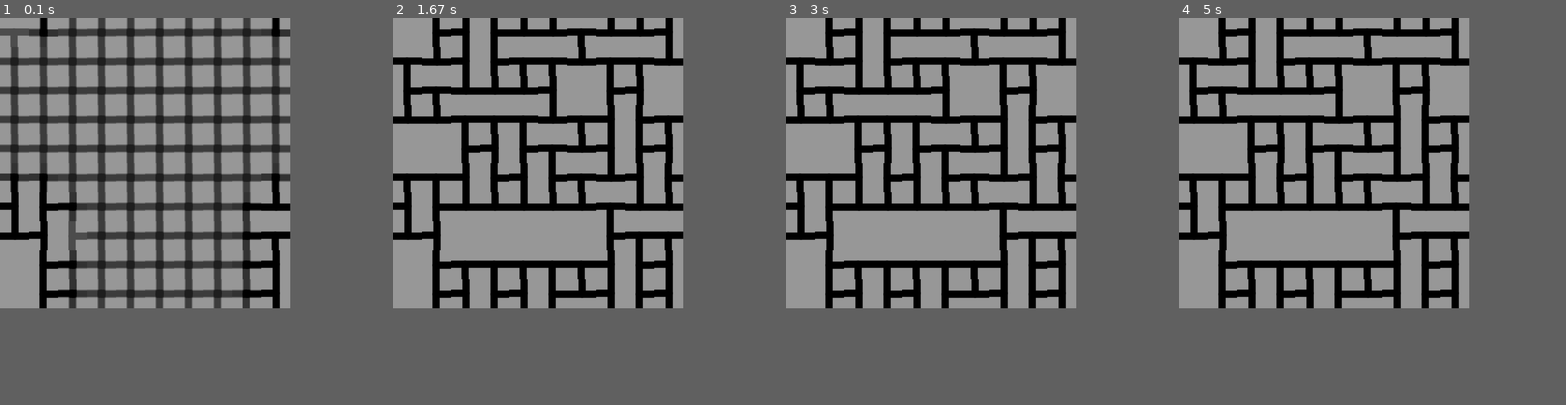
Above: before the commit, frames 1-4 (left to right).
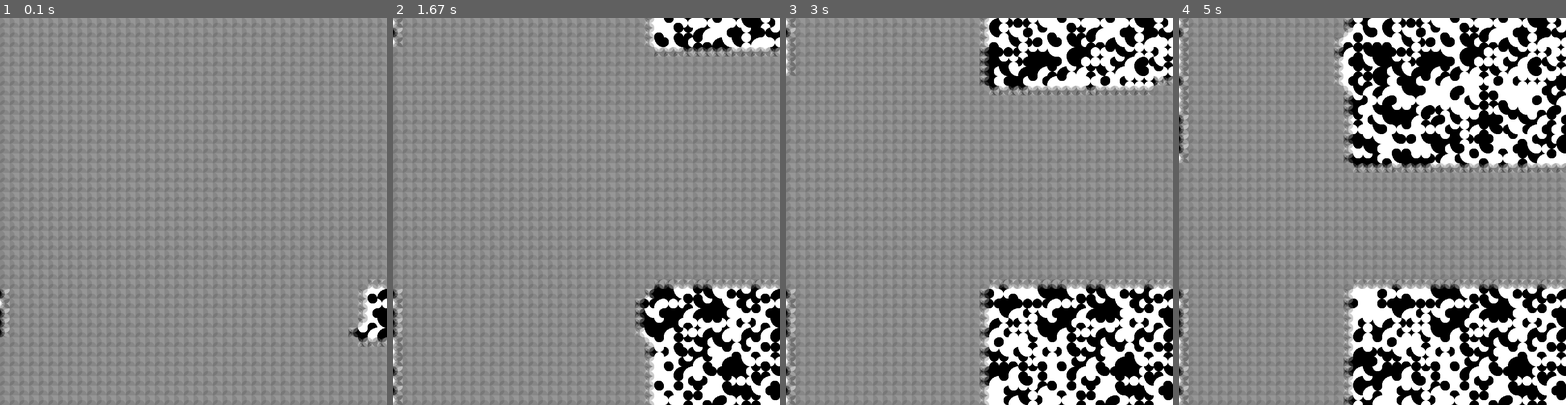
Above: after the commit, the same moments.

Repository: joolienhoolien/Wave_Function_Collapse
Game: pygame game, started from app/pygame_frontend/pygame_frontend.py
Two runs of this game, one before a commit and one after it. Both use one fixed random seed, a clock stepped at 60 frames per second and the inputs below.
Inputs:
- Up to frame 1 (0.1 s): no input
- Up to frame 2 (1.67 s): no input
- Up to frame 3 (3 s): no input
- Up to frame 4 (5 s): no input
In our replay, the window is 600x600 before the commit and 800x800 after it. These sizes can differ from the game's own. Grey fills any space a smaller window leaves; there, only what the larger window draws over its background counts as a difference.

The runs differ from the first frame. In frame 1, 30% of the frame differs, in the area x 0-100%, y 0-85%; in frame 2, 38%; in frame 3, 45%; in frame 4, 62%, in the area x 0-100%, y 0-100%.

Commit message:
Added pillow main file. Experimenting with images using pillow to potentially be used with pyqt6 to render the images in pyqt

Diff:
--- /dev/null
+++ b/app/pillow/pillow_main.py
@@ -0,0 +1,37 @@
+import configparser
+
+from PIL import Image
+from app.solver.solver import Solver
+
+if __name__ == '__main__':
+    solver = Solver()
+    grid_width, grid_height = solver.get_grid_dimensions()
+    config = configparser.ConfigParser()
+    config.read("../../settings.ini")
+    screen_width = int(config['display']['SCREEN_WIDTH'])
+    screen_height = int(config['display']['SCREEN_HEIGHT'])
+    node_width = screen_width // grid_width
+    node_height = screen_height // grid_height
+    grid_image = Image.new("RGB", (screen_width, screen_height), "white")
+    while not solver.is_solved():
+        solver.solve_next()
+    grid = solver.get_grid()
+
+    for row in grid:
+        for node in row:
+            #Create a combination image of all the tile options
+            options = list(node.tile_options)
+            blended_image = Image.open(options[0].image_path).resize((node_width, node_height))
+            blended_image = blended_image.rotate(-90 * options[0].rotations)
+            for k in range(1, len(options)):
+                option = options[k]
+                node_image = Image.open(option.image_path).resize((node_width, node_height))
+                node_image = node_image.rotate(-90 * option.rotations)
+
+                #Blend image
+                alpha = 1.0 / (k + 1)
+                blended_image = Image.blend(blended_image, node_image, alpha)
+
+            #Place the blended image in its corresponding location
+            grid_image.paste(blended_image, (node_width * node.x, node_height * node.y))
+    grid_image.show() #TODO: Return this image or something else for launcher to use
--- a/app/solver/solver.py
+++ b/app/solver/solver.py
@@ -75,6 +75,10 @@
         """Return the 2d grid of nodes - NOT the grid object."""
         return self.grid.grid
 
+    def get_grid_dimensions(self):
+        """Return the dimensions of the grid."""
+        return self.grid.width, self.grid.height
+
 if __name__ == "__main__":
     solver = Solver()
     while not solver.is_solved():
--- a/settings.ini
+++ b/settings.ini
@@ -6,18 +6,18 @@
 fail_condition = RESET
 
 [display]
-screen_width = 600
-screen_height = 600
+screen_width = 800
+screen_height = 800
 
 [grid]
-grid_dim_width = 10
-grid_dim_height = 10
+grid_dim_width = 40
+grid_dim_height = 40
 
 [tiles]
 directions = up,right,down,left
 tile_set_folder = base_tiles
 tile_set_options = grass_tiles,pcb,set1,circles
-tile_set_name = set1
+tile_set_name = circles
 default_tile = None
 
 [pygame]
